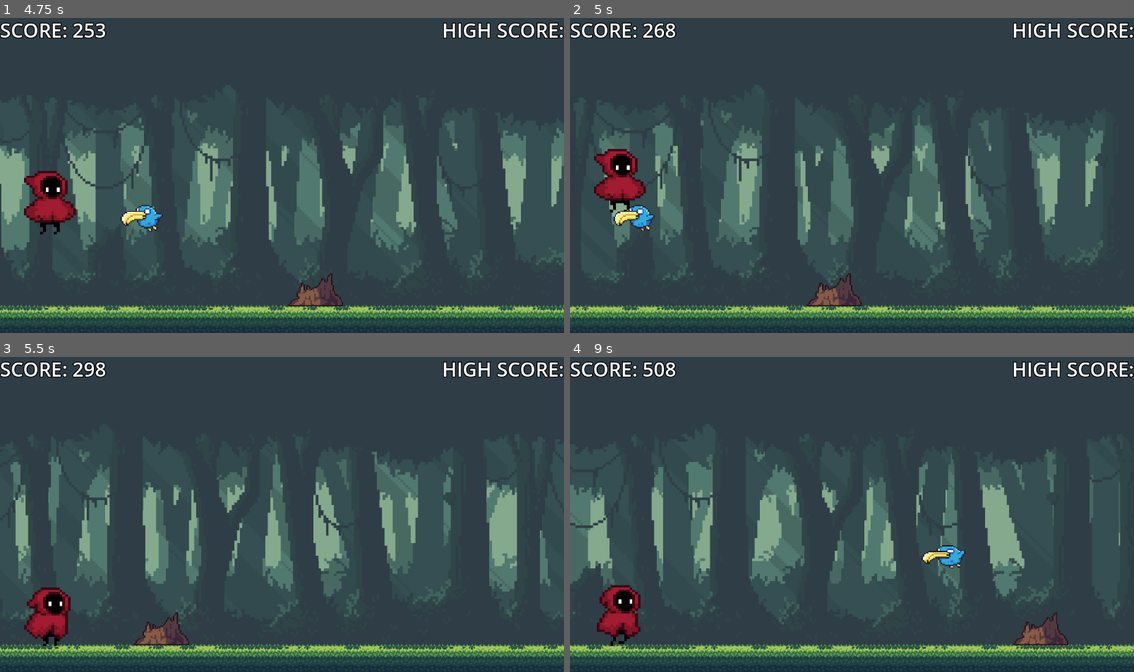
Above: before the commit, frames 1-4 (two rows, left to right).
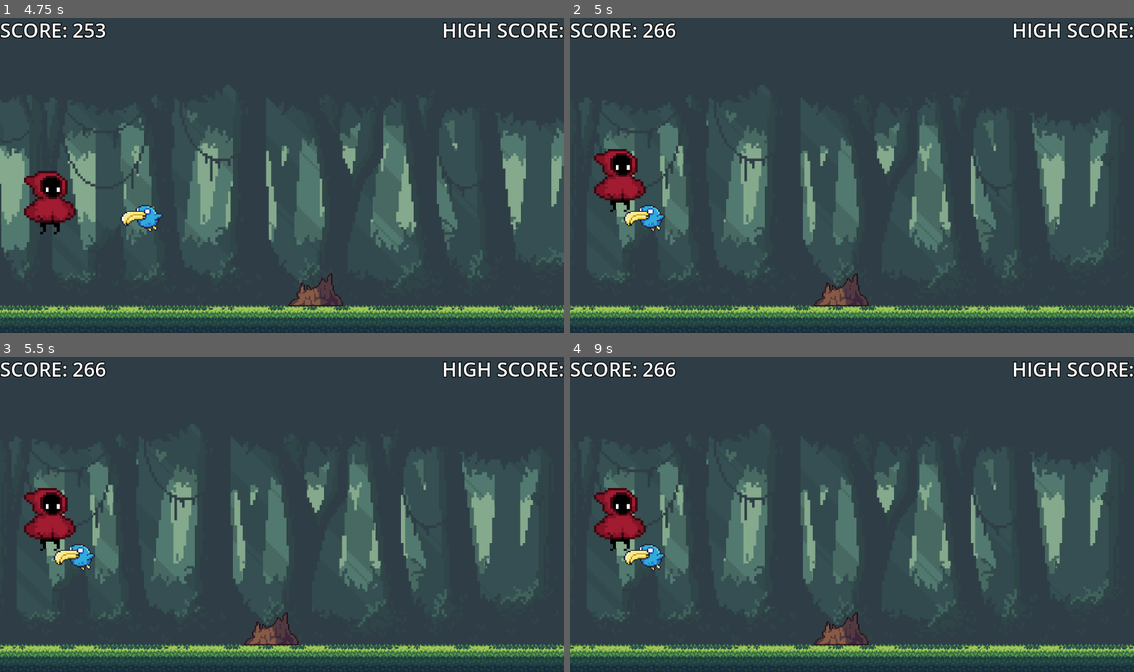
Above: after the commit, the same moments.

Repository: MuhannadMojalled/RunnerGame
Game: Godot game, scene res://scenes/main.tscn
The game is run twice, just before and just after one commit, with the same random seed, the same clock (stepped at 60 frames per second) and the same inputs.
Inputs:
- Up to frame 1 (4.75 s): tap Space at 0.5 s; tap Enter (ui_accept) at 0.77, 1.52, 3.02, 3.77, 4.52 s; hold Down (ui_down) 2.03-2.78 s; hold Down (ui_down) from 4.28 s (still down)
- Up to frame 2 (5 s): keep holding Down (ui_down)
- Up to frame 3 (5.5 s): release Down (ui_down) at 5.03 s
- Up to frame 4 (9 s): hold Down (ui_down) 5.78-7.28 s; tap Enter (ui_accept) at 6.02, 6.77, 7.52 s

Frame 1 is identical in both runs. In frame 2, 11% of the frame differs, in the area x 0-100%, y 1-96%; in frame 3, 22%; in frame 4, 25%.

Commit message:
game over button

Diff:
--- /dev/null
+++ b/scenes/Button.tscn
@@ -0,0 +1,30 @@
+[gd_scene load_steps=4 format=3 uid="uid://d3u24bpkp821k"]
+
+[sub_resource type="StyleBoxFlat" id="StyleBoxFlat_3lgnv"]
+bg_color = Color(0.251605, 0.711062, 0.212722, 1)
+
+[sub_resource type="StyleBoxFlat" id="StyleBoxFlat_xjl28"]
+bg_color = Color(0.116974, 0.725102, 0, 1)
+
+[sub_resource type="StyleBoxFlat" id="StyleBoxFlat_ft8b0"]
+bg_color = Color(0.204716, 0.719233, 0, 1)
+
+[node name="Button" type="CanvasLayer"]
+
+[node name="Button" type="Button" parent="."]
+anchors_preset = 8
+anchor_left = 0.5
+anchor_top = 0.5
+anchor_right = 0.5
+anchor_bottom = 0.5
+offset_left = -37.5
+offset_top = -15.5
+offset_right = 212.5
+offset_bottom = 39.5
+grow_horizontal = 2
+grow_vertical = 2
+theme_override_font_sizes/font_size = 40
+theme_override_styles/normal = SubResource("StyleBoxFlat_3lgnv")
+theme_override_styles/hover = SubResource("StyleBoxFlat_xjl28")
+theme_override_styles/pressed = SubResource("StyleBoxFlat_ft8b0")
+text = "RESTART"
--- a/scenes/main.gd
+++ b/scenes/main.gd
@@ -87,12 +87,21 @@
 
 func add_obs(obs,x,y):
 		obs.position = Vector2i(x,y)
+		obs.body_entered.connect(hit_obs)
 		add_child(obs)
 		obstacles.append(obs)
 
 func delete_obs(obs):
 	obs.queue_free()
 	obstacles.erase(obs)
+
+func hit_obs(body):
+	if body.name == "Player":
+		game_over()
+
+func game_over():
+	game_running = false
+	get_tree().paused = true
 
 func show_score():
 	$HUD.get_node("Scorelabel").text = "SCORE: "+ str(score / SCORE_MOD)
Not shown, added: scenes/maiED1D.tmp
